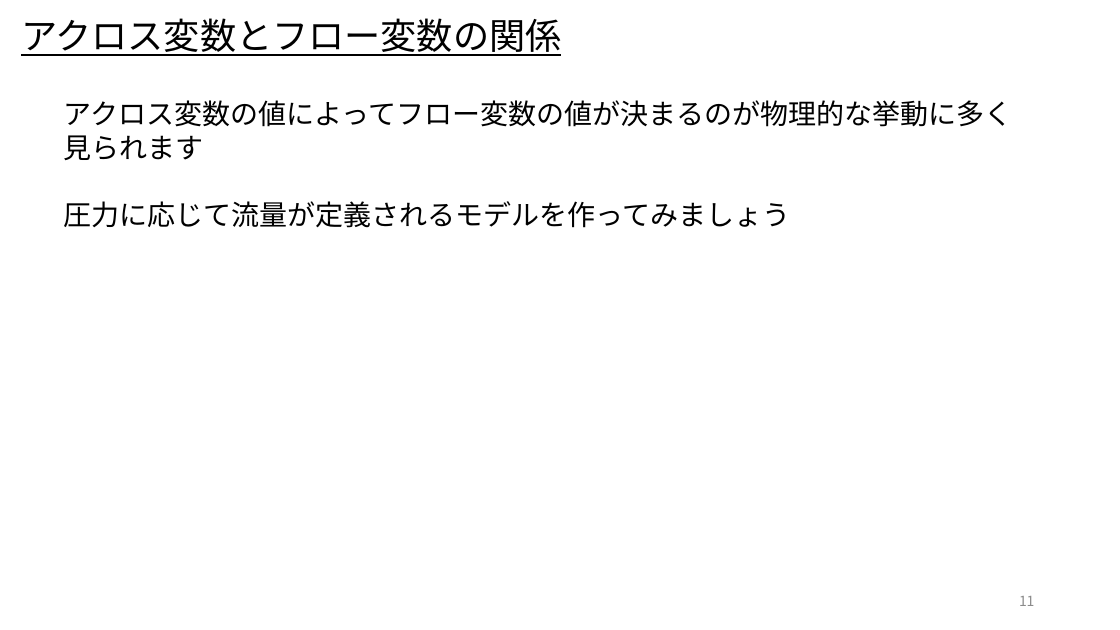
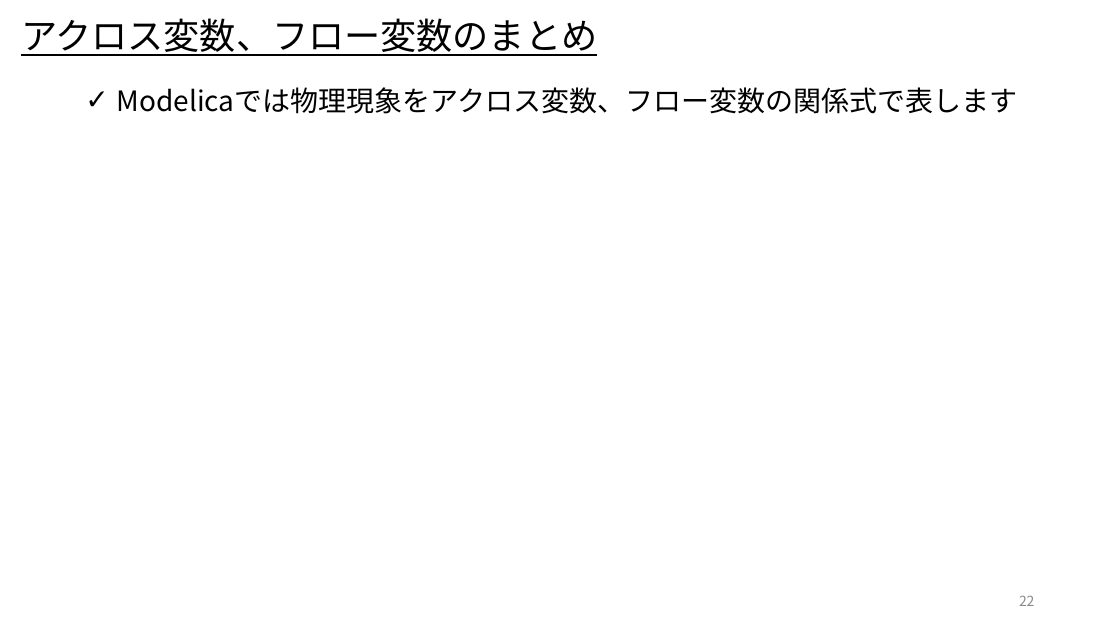
Before and after one commit to cubakija/OpenModelica_Tutorials_Ja, a slide deck: slide 22 of Dev/7_PhysicsDomainModel/OpenModelica_Tutorials_7_PlantModel.pptx (slide 11 before the commit). Drawn at 1120x630 pixels with LibreOffice and Linux fonts; fonts in the diff are those of the drawing. Boxes give left, top, right and bottom in pixels: in the first picture for what was removed or moved away, otherwise in the second. Text is boxed around its words. In the diff, an @@ line names an element or a change of style, - is before the commit and + after.

Commit message:
作成中のプラントモデル資料をアップ

```diff
--- a/Dev/7_PhysicsDomainModel/OpenModelica_Tutorials_7_PlantModel.pptx
+++ b/Dev/7_PhysicsDomainModel/OpenModelica_Tutorials_7_PlantModel.pptx
@@ text at box(21, 18, 597, 56): text changed @@
-アクロス変数とフロー変数の関係
+アクロス変数、フロー変数のまとめ
@@ text added at box(117, 87, 1018, 114), 24 pt, text #000000 @@
+✓ Modelicaでは物理現象をアクロス変数、フロー変数の関係式で表します
@@ text removed at box(64, 100, 1012, 228) @@
-アクロス変数の値によってフロー変数の値が決まるのが物理的な挙動に多く見られます
-圧力に応じて流量が定義されるモデルを作ってみましょう
@@ page number at box(1019, 595, 1035, 606): text changed @@
-11
+22
```
Also in this commit, not shown: 6 other slides changed, 60 slides added, 1 slide removed.
